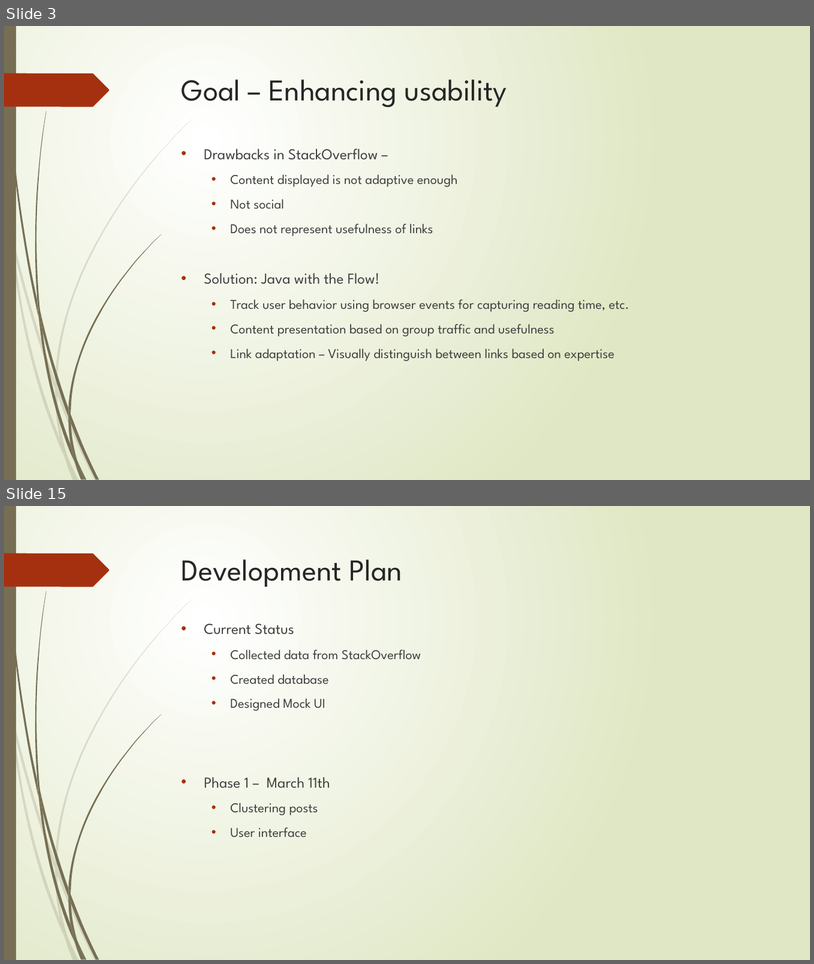
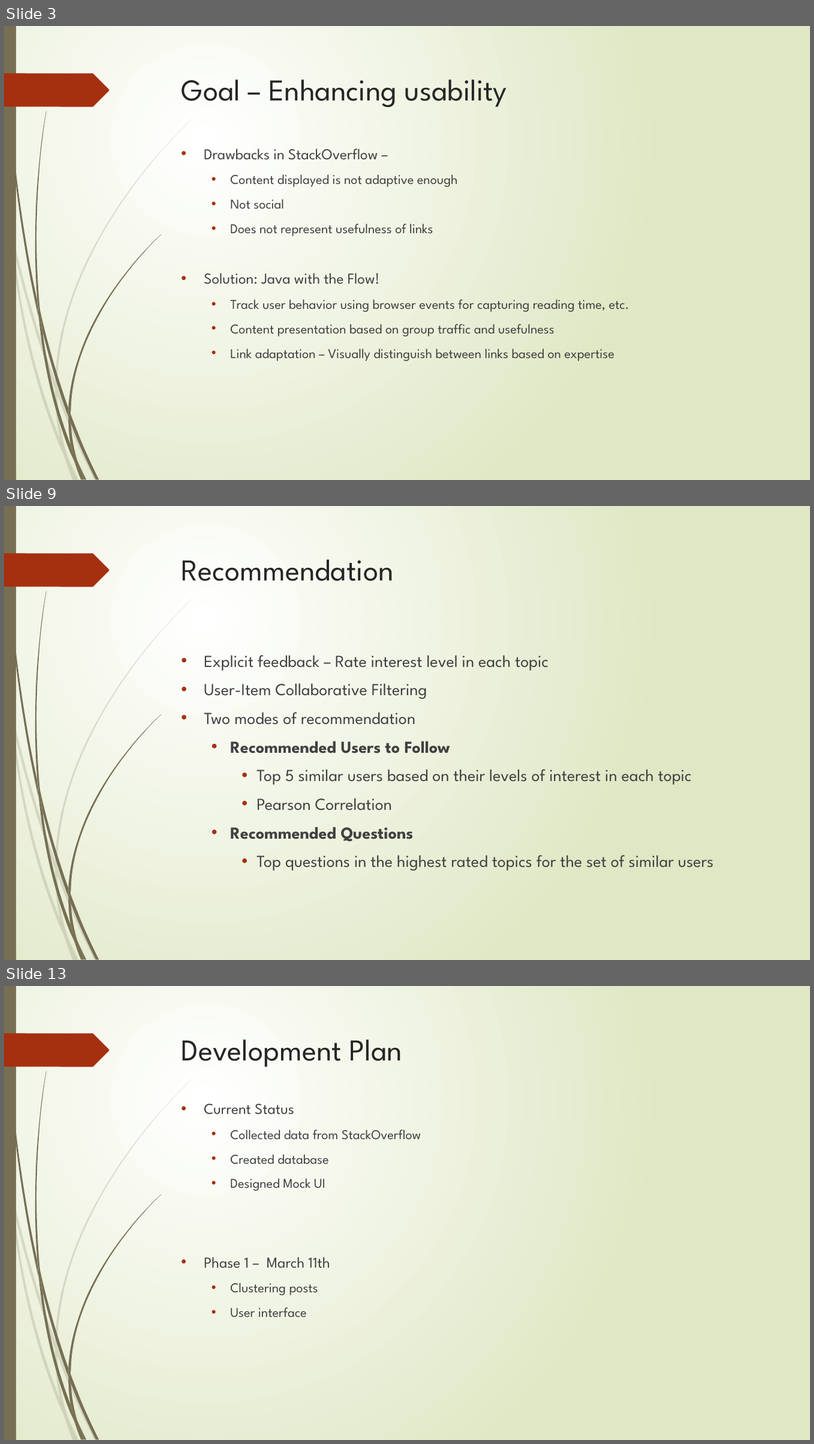
Before and after one commit to aartirao/JavaWithTheFlow, a slide deck: index/ppt/JavaWithTheFlow.pptx. Shown one above the other, each under a label of ours: slides 3 and 15 before the commit, slides 3, 9 and 13 after it; the slides between them are not shown. The pictures are 814x964 and 814x1444 pixels, drawn with LibreOffice and Linux fonts; fonts in the diff are those of the drawing. Boxes give left, top, right and bottom in pixels: in the first picture for what was removed or moved away, otherwise in the second. Text is boxed around its words. In the diff, an @@ line names an element or a change of style, - is before the commit and + after.

```diff
--- a/index/ppt/JavaWithTheFlow.pptx
+++ b/index/ppt/JavaWithTheFlow.pptx
@@ slide 9 added at (x1=4, y1=506, x2=810, y2=960), background gradient #FFFFFF to #DFE8C4; not listed: 24 template elements that a slide beside it also shows @@
@@ title added at (x1=182, y1=559, x2=394, y2=581), 36 pt, text #262626 @@
+Recommendation
@@ text added at (x1=204, y1=655, x2=714, y2=870), 20 pt, text #404040 @@
+• Explicit feedback – Rate interest level in each topic
+• User-Item Collaborative Filtering
+• Two modes of recommendation
+  • Recommended Users to Follow
+    • Top 5 similar users based on their levels of interest in each topic
+    • Pearson Correlation
+  • Recommended Questions
+    • Top questions in the highest rated topics for the set of similar users
@@ what was slide 15 is now slide 13 @@
```
Also in this commit, not shown: 6 slides changed, 4 other slides added, 7 slides removed.
